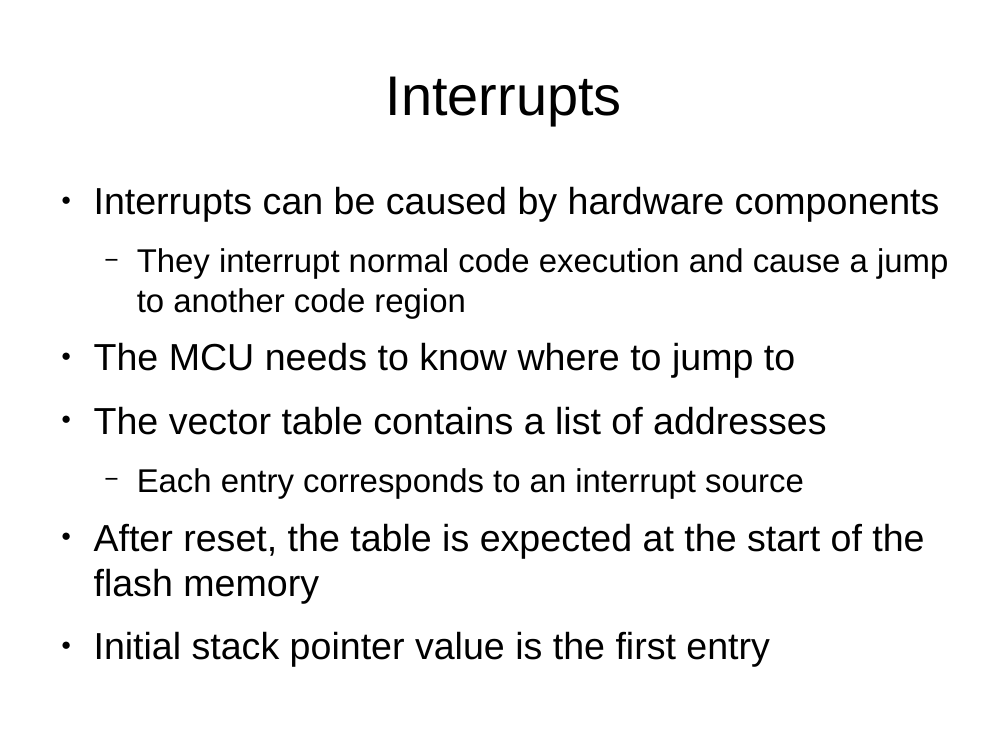
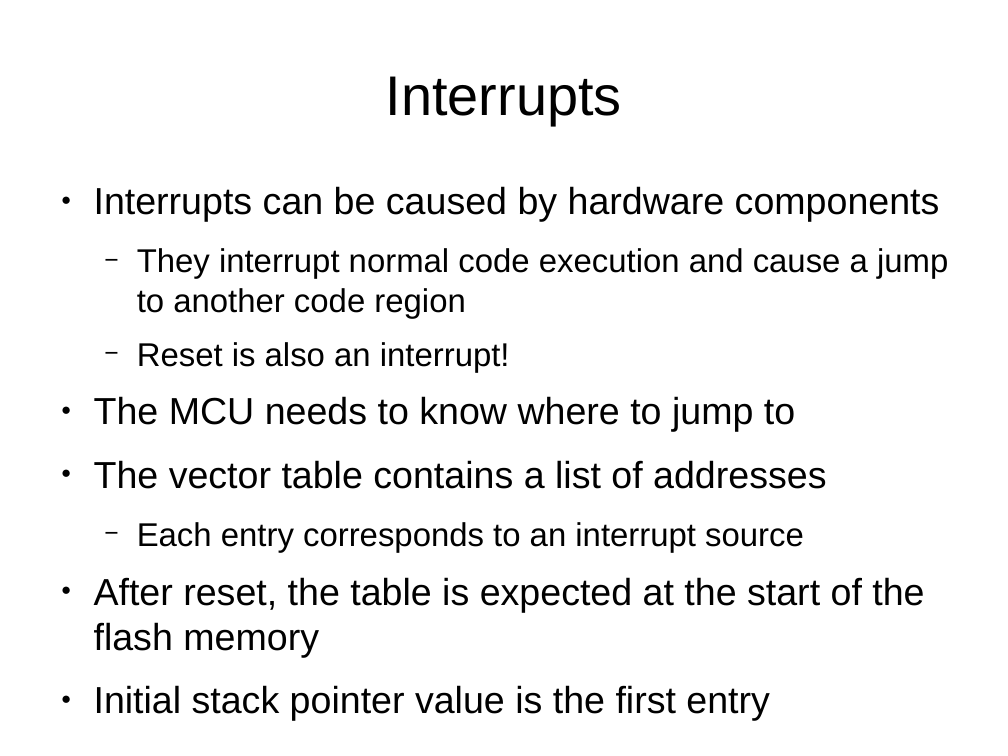
Before and after one commit to muccc/arm-workshop, a slide deck: slide 11 of arm-workshop.odp. Drawn at 1008x756 pixels with LibreOffice and Linux fonts; fonts in the diff are those of the drawing. Boxes give left, top, right and bottom in pixels: in the first picture for what was removed or moved away, otherwise in the second. Text is boxed around its words. In the diff, an @@ line names an element or a change of style, - is before the commit and + after.

```diff
--- a/arm-workshop.odp
+++ b/arm-workshop.odp
@@ text at (x1=137, y1=342, x2=510, y2=373): paragraph added @@
+  − Reset is also an interrupt!
```
Also in this commit, not shown: 7 other slides changed, 1 slide added, 2 slides removed.
